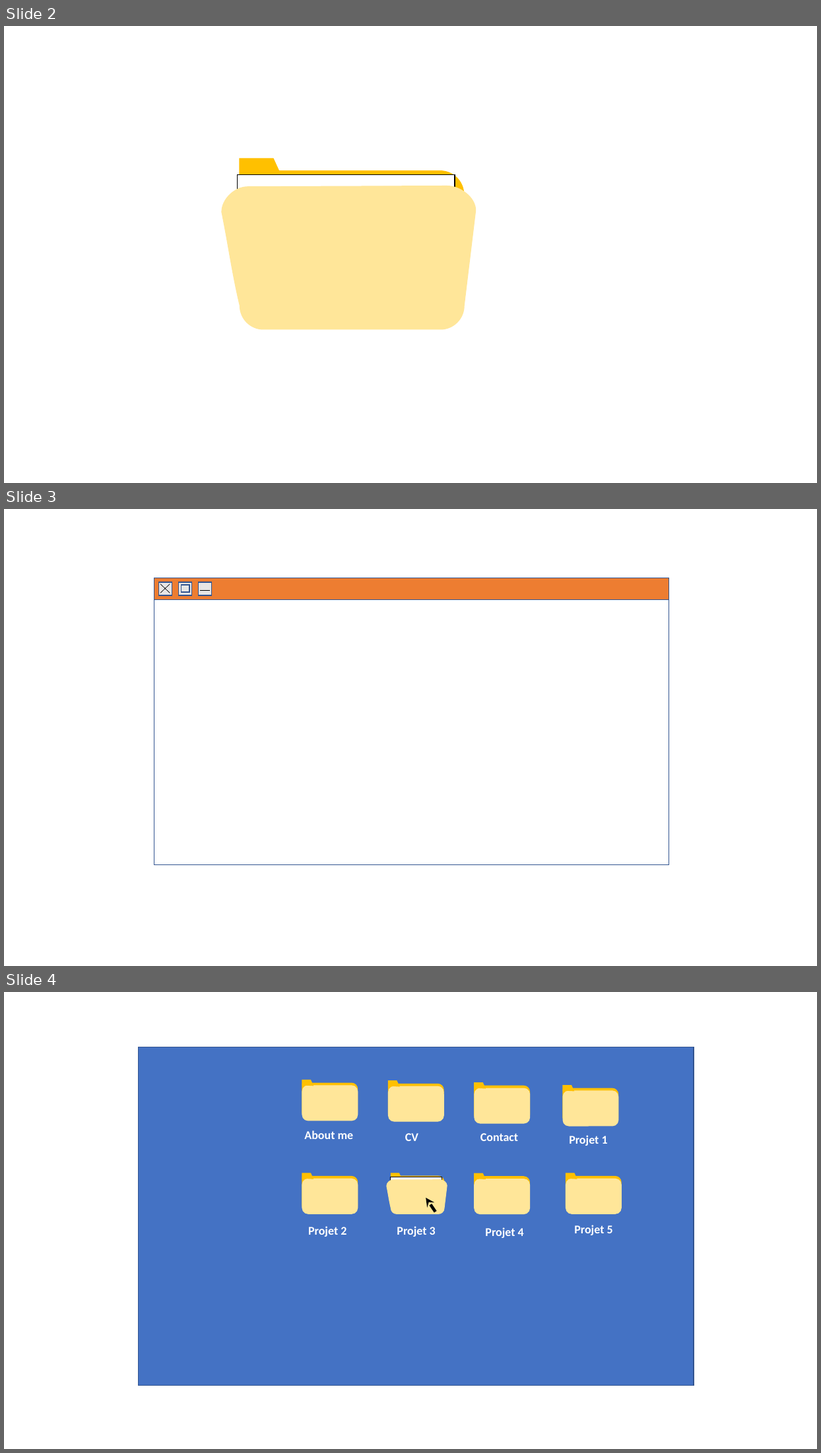
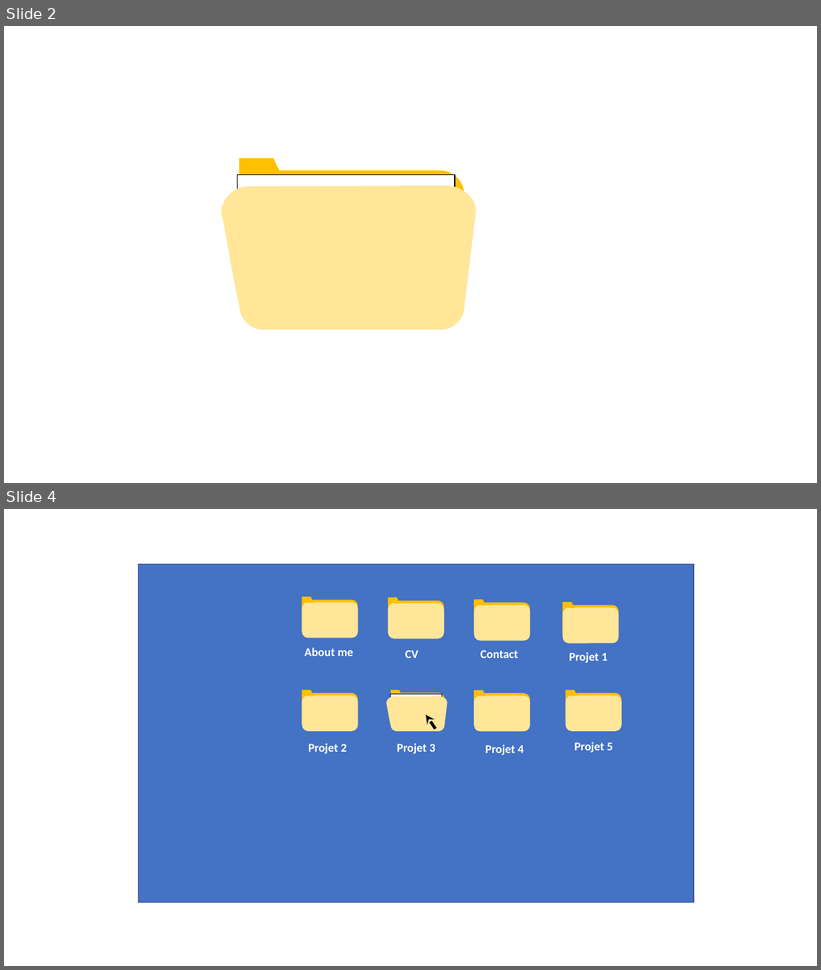
Before and after one commit to MaxMacia/Projet-Portfolio, a slide deck: images/images.pptx. Shown one above the other, each under a label of ours: slides 2, 3 and 4 before the commit, slides 2 and 4 after it; the slides between them are not shown. The pictures are 821x1453 and 821x970 pixels, drawn with LibreOffice and Linux fonts; fonts in the diff are those of the drawing. Boxes give left, top, right and bottom in pixels: in the first picture for what was removed or moved away, otherwise in the second. Text is boxed around its words. In the diff, an @@ line names an element or a change of style, - is before the commit and + after.

```diff
--- a/images/images.pptx
+++ b/images/images.pptx
@@ slide 3 removed at [4, 509, 817, 966], background #FFFFFF @@
@@ rectangle removed at [154, 578, 669, 600] @@
@@ rectangle removed at [159, 582, 172, 595] @@
@@ line removed from (160, 584) to (170, 593) @@
@@ line removed from (170, 584) to (160, 593) @@
@@ rectangle removed at [178, 582, 192, 595] @@
@@ rectangle removed at [182, 585, 190, 592] @@
@@ rectangle removed at [199, 582, 212, 595] @@
@@ rectangle removed at [154, 600, 669, 865] @@
@@ line removed from (201, 591) to (209, 591) @@
```
Also in this commit, not shown: 1 slide added, 10 other files.
